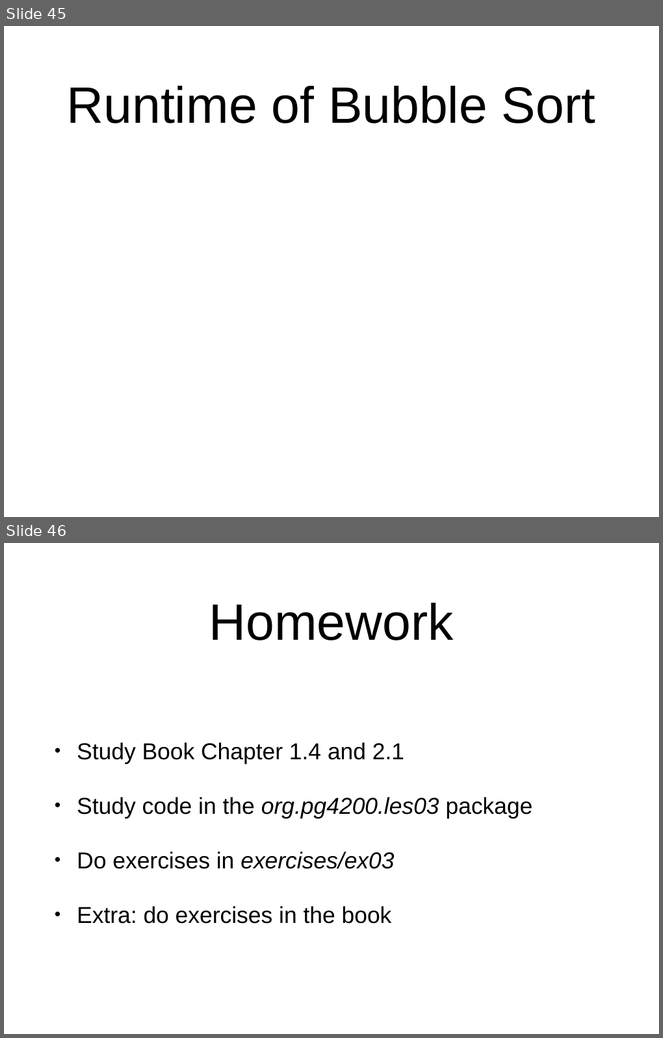
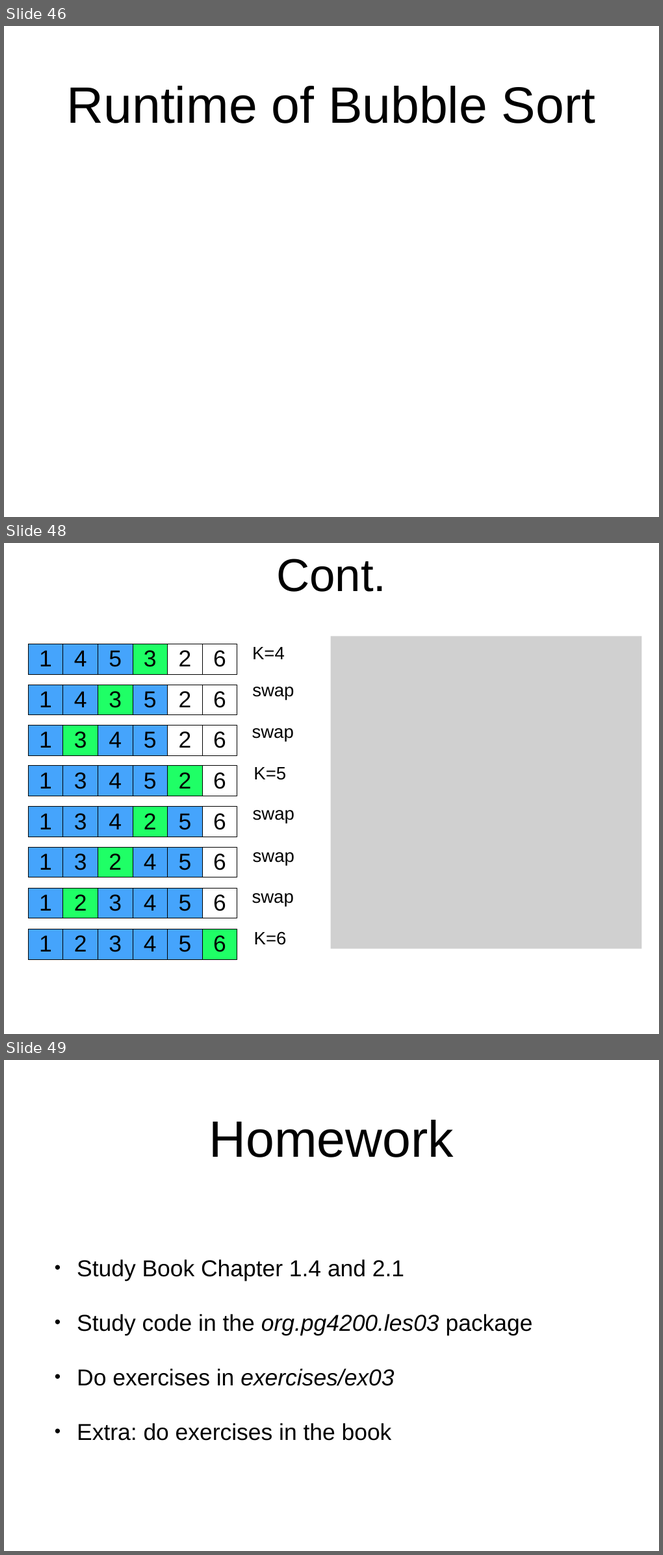
Before and after one commit to arcuri82/algorithms, a slide deck: docs/slides/03/03_analysis_sort.pptx. Shown one above the other, each under a label of ours: slides 45 and 46 before the commit, slides 46, 48 and 49 after it; the slides between them are not shown. The pictures are 663x1038 and 663x1555 pixels, drawn with LibreOffice and Linux fonts; fonts in the diff are those of the drawing; grey boxes stand for pictures. Boxes give left, top, right and bottom in pixels: in the first picture for what was removed or moved away, otherwise in the second. Text is boxed around its words. In the diff, an @@ line names an element or a change of style, - is before the commit and + after.

```diff
--- a/docs/slides/03/03_analysis_sort.pptx
+++ b/docs/slides/03/03_analysis_sort.pptx
@@ slide 48 added at <box>4,543,659,1034</box>, background #FFFFFF @@
@@ title added at <box>276,559,386,592</box>, 72 pt, text #000000 @@
+Cont.
@@ picture added at <box>331,636,642,949</box> @@
@@ table added at <box>28,644,238,670</box>, 1 rows, 6 columns @@
+1 | 4 | 5 | 3 | 2 | 6
@@ text added at <box>252,647,285,659</box>, 28 pt, text #000000 @@
+K=4
@@ table added at <box>28,685,238,711</box>, 1 rows, 6 columns @@
+1 | 4 | 3 | 5 | 2 | 6
@@ text added at <box>252,687,294,700</box>, 28 pt, text #000000 @@
+swap
@@ table added at <box>28,725,238,751</box>, 1 rows, 6 columns @@
+1 | 3 | 4 | 5 | 2 | 6
@@ text added at <box>252,728,294,742</box>, 28 pt, text #000000 @@
+swap
@@ table added at <box>28,766,238,792</box>, 1 rows, 6 columns @@
+1 | 3 | 4 | 5 | 2 | 6
@@ text added at <box>254,767,286,780</box>, 28 pt, text #000000 @@
+K=5
@@ table added at <box>28,806,238,833</box>, 1 rows, 6 columns @@
+1 | 3 | 4 | 2 | 5 | 6
@@ text added at <box>253,810,295,824</box>, 28 pt, text #000000 @@
+swap
@@ table added at <box>28,847,238,873</box>, 1 rows, 6 columns @@
+1 | 3 | 2 | 4 | 5 | 6
@@ text added at <box>253,852,295,866</box>, 28 pt, text #000000 @@
+swap
@@ table added at <box>28,888,238,914</box>, 1 rows, 6 columns @@
+1 | 2 | 3 | 4 | 5 | 6
@@ text added at <box>252,893,294,907</box>, 28 pt, text #000000 @@
+swap
@@ table added at <box>28,929,238,955</box>, 1 rows, 6 columns @@
+1 | 2 | 3 | 4 | 5 | 6
@@ text added at <box>254,932,287,945</box>, 28 pt, text #000000 @@
+K=6
@@ what was slide 45 is now slide 46 @@
@@ what was slide 46 is now slide 49 @@
```
Also in this commit, not shown: 1 slide changed, 2 other slides added, 21 other files.
